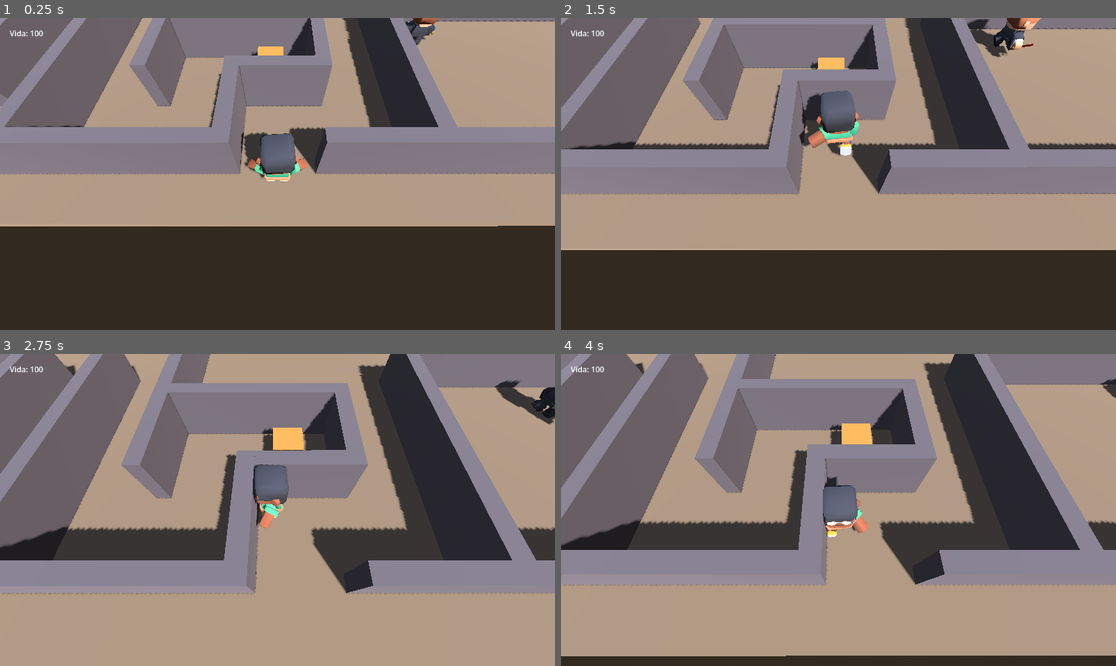
Above: before the commit, frames 1-4 (two rows, left to right).
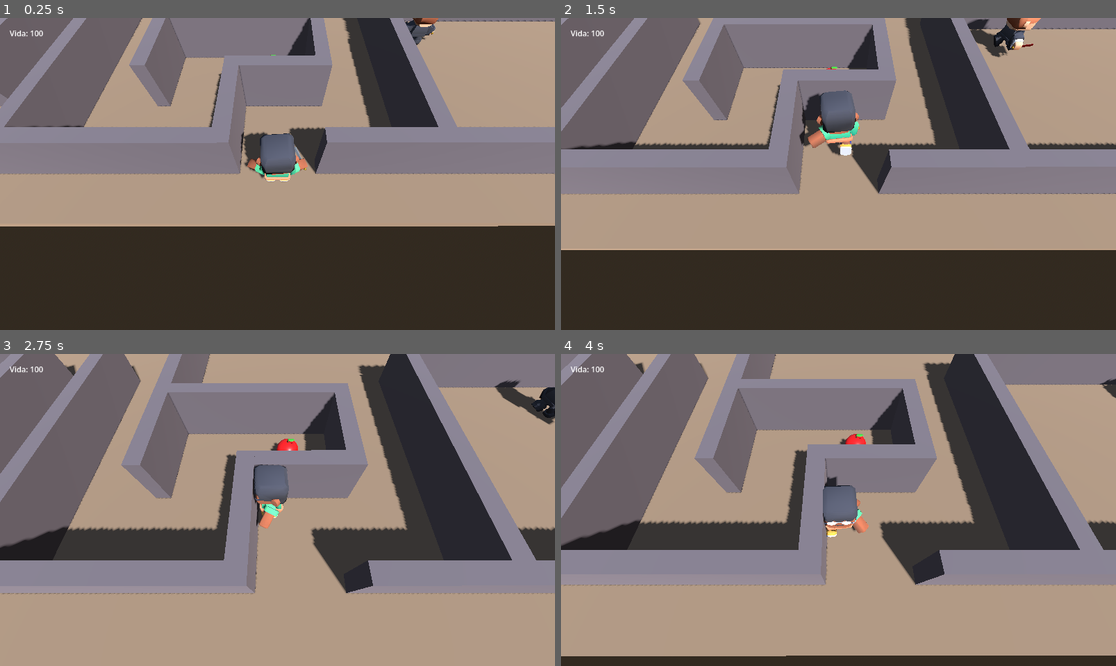
Above: after the commit, the same moments.

Repository: Carola-caicedo/Survivor-Maze-Puzzle
Game: Godot game, scene res://main.tscn
The game is run twice, just before and just after one commit, with the same random seed, the same clock (stepped at 60 frames per second) and the same inputs.
Inputs:
- Up to frame 1 (0.25 s): no input
- Up to frame 2 (1.5 s): hold W (move_up) from 0.53 s (still down); tap Space (espada) at 0.6 s; tap Shift (correr) at 1.35 s
- Up to frame 3 (2.75 s): tap Space (espada) at 1.55, 2.1 s; release W (move_up) at 2.03 s; hold A (move_left) from 2.03 s (still down)
- Up to frame 4 (4 s): tap E (interactuar) at 2.85 s; tap Space (espada) at 3.05, 3.8 s; release A (move_left) at 3.53 s; hold S (move_down) from 3.53 s (still down); tap F at 3.6 s

The runs differ from the first frame. In frame 1, 0.2% of the frame differs, in the area x 45-56%, y 9-49%; in frame 2, 0.2%; in frame 3, 0.5%, in the area x 47-55%, y 23-31%; in frame 4, 0.5%.

Commit message:
Usa manzanas en lugar de cajas y agrega espada al personaje

Diff:
--- a/main.tscn
+++ b/main.tscn
@@ -11,6 +11,8 @@
 [ext_resource type="PackedScene" uid="uid://b5fk2eukw5pdc" path="res://guardian.tscn" id="7_272bh"]
 [ext_resource type="PackedScene" uid="uid://d2085s0j4q45i" path="res://objetivo.tscn" id="9_kek77"]
 [ext_resource type="PackedScene" uid="uid://c2aletggvk2nn" path="res://salida.tscn" id="10_4c57u"]
+[ext_resource type="PackedScene" path="res://fruta_modelo.tscn" id="20_fruta"]
+[ext_resource type="Script" path="res://espada_en_mano.gd" id="21_espmano"]
 [ext_resource type="PackedScene" uid="uid://7cir24paxtfm" path="res://laberinto.tscn" id="12_dg77c"]
 [ext_resource type="Script" uid="uid://wd8flliokisc" path="res://partida.gd" id="13_ycdy4"]
 [ext_resource type="PackedScene" uid="uid://dbam43vuosh2g" path="res://hud.tscn" id="14_w48qg"]
@@ -24,12 +26,8 @@
 background_mode = 2
 sky = SubResource("Cielo")
 
-[sub_resource type="BoxMesh" id="CajaMalla"]
-
-[sub_resource type="StandardMaterial3D" id="CajaMat"]
-albedo_color = Color(0.85, 0.55, 0.25, 1)
-
-[sub_resource type="BoxShape3D" id="CajaForma"]
+[sub_resource type="SphereShape3D" id="FrutaForma"]
+radius = 0.45
 
 [sub_resource type="CapsuleShape3D" id="Capsula"]
 radius = 0.35
@@ -68,35 +66,28 @@
 transform = Transform3D(1, 0, 0, 0, 1, 0, 0, 0, 1, -18.231888, 0.5, -8.732496)
 script = ExtResource("2_7mycd")
 
-[node name="MeshInstance3D" type="MeshInstance3D" parent="Frutas/Fruta1" unique_id=966073527]
-mesh = SubResource("CajaMalla")
-surface_material_override/0 = SubResource("CajaMat")
+[node name="Modelo" parent="Frutas/Fruta1" instance=ExtResource("20_fruta")]
 
 [node name="CollisionShape3D" type="CollisionShape3D" parent="Frutas/Fruta1" unique_id=1502254874]
-shape = SubResource("CajaForma")
+shape = SubResource("FrutaForma")
 
 [node name="Fruta2" type="StaticBody3D" parent="Frutas" unique_id=1796786497 groups=["interactivos"]]
 transform = Transform3D(1, 0, 0, 0, 1, 0, 0, 0, 1, -0.27512836, 0.5, 8.985465)
 script = ExtResource("2_7mycd")
 
-[node name="MeshInstance3D" type="MeshInstance3D" parent="Frutas/Fruta2" unique_id=899026570]
-mesh = SubResource("CajaMalla")
-surface_material_override/0 = SubResource("CajaMat")
+[node name="Modelo" parent="Frutas/Fruta2" instance=ExtResource("20_fruta")]
 
 [node name="CollisionShape3D" type="CollisionShape3D" parent="Frutas/Fruta2" unique_id=1243797172]
-shape = SubResource("CajaForma")
+shape = SubResource("FrutaForma")
 
 [node name="Fruta3" type="StaticBody3D" parent="Frutas" unique_id=2033221054 groups=["interactivos"]]
 transform = Transform3D(1, 0, 0, 0, 1, 0, 0, 0, 1, 16.80764, 0.5, 8.476532)
 script = ExtResource("2_7mycd")
 
-[node name="MeshInstance3D" type="MeshInstance3D" parent="Frutas/Fruta3" unique_id=608080174]
-transform = Transform3D(1, 0, 0, 0, 1, 0, 0, 0, 1, 0, 0, 0.32704258)
-mesh = SubResource("CajaMalla")
-surface_material_override/0 = SubResource("CajaMat")
+[node name="Modelo" parent="Frutas/Fruta3" instance=ExtResource("20_fruta")]
 
 [node name="CollisionShape3D" type="CollisionShape3D" parent="Frutas/Fruta3" unique_id=927340922]
-shape = SubResource("CajaForma")
+shape = SubResource("FrutaForma")
 
 [node name="Camera3D" type="Camera3D" parent="." unique_id=26671349 node_paths=PackedStringArray("objetivo")]
 transform = Transform3D(1, 0, 0, 0, 0.819152, 0.573576, 0, -0.573576, 0.819152, 0, 5, 7)
@@ -120,6 +111,9 @@
 
 [node name="Espada" type="Node" parent="Personaje" unique_id=204470823]
 script = ExtResource("4_1bvp3")
+
+[node name="EspadaVisual" type="Node" parent="Personaje"]
+script = ExtResource("21_espmano")
 
 [node name="Interactuar" type="Node" parent="Personaje" unique_id=1103396318]
 script = ExtResource("5_lquwl")
